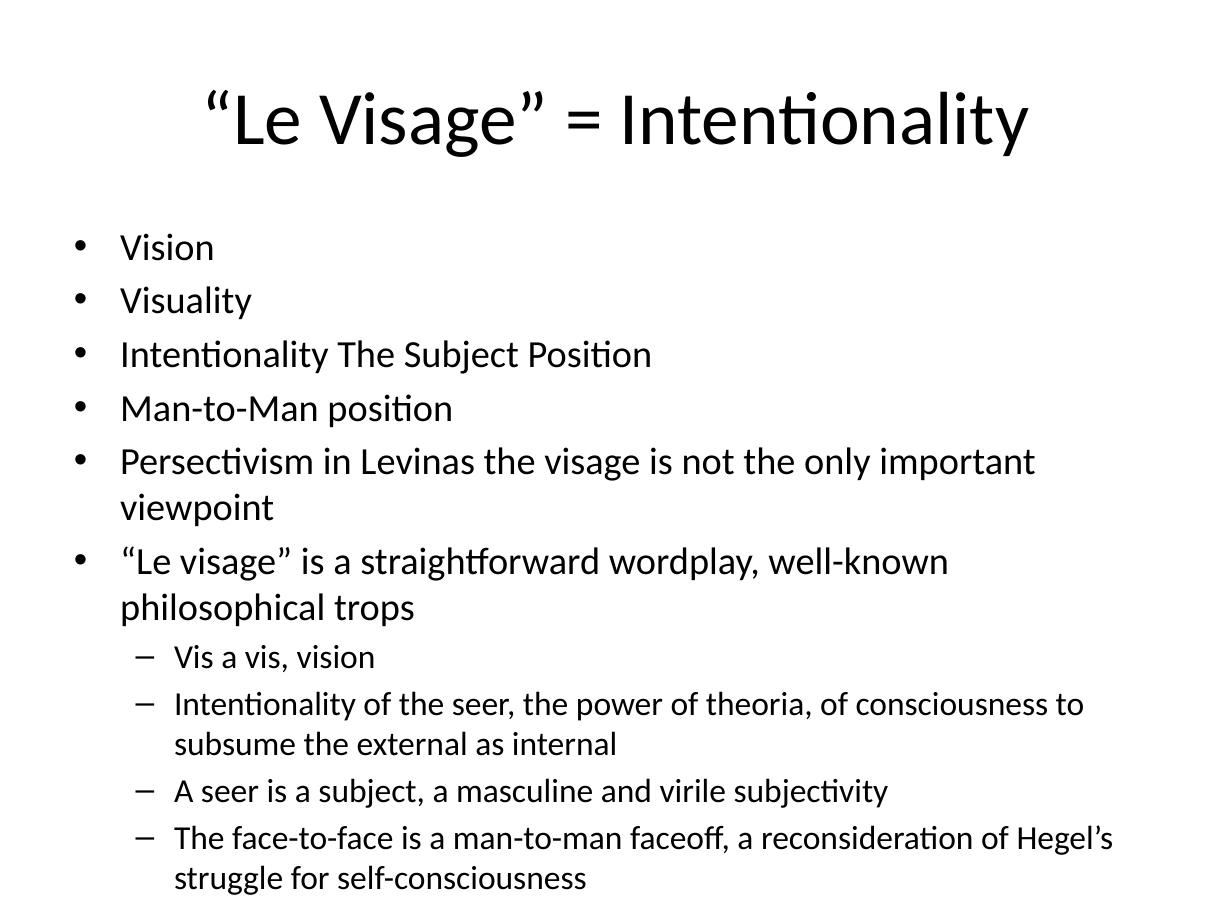
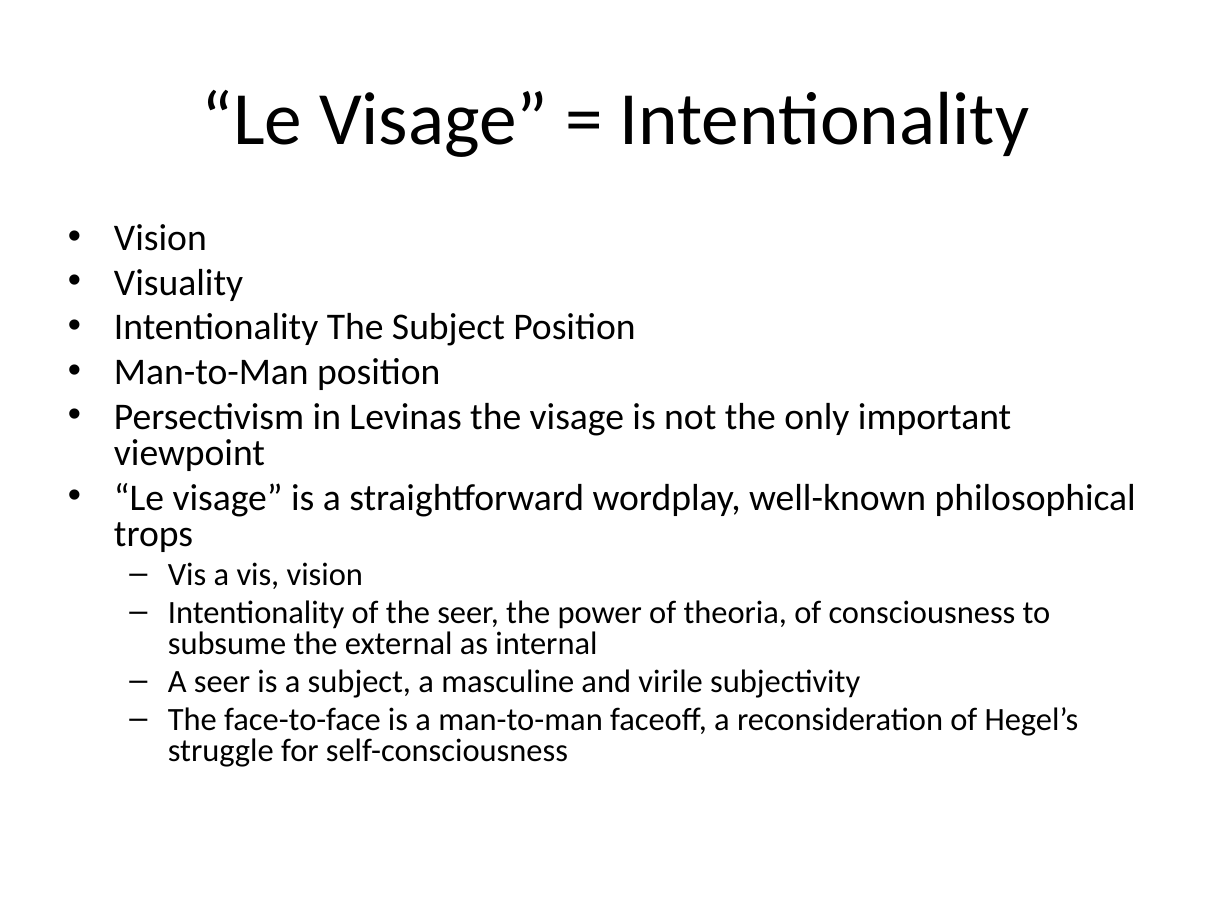
Before and after one commit to mcverter/Dissertation, a slide deck: slide 4 of work/00_NEWEST/KaunsasSol/KaunsasPresentation.pptx (slide 3 before the commit). Drawn at 1232x924 pixels with LibreOffice and Linux fonts; fonts in the diff are those of the drawing. Boxes give left, top, right and bottom in pixels: in the first picture for what was removed or moved away, otherwise in the second. Text is boxed around its words. In the diff, an @@ line names an element or a change of style, - is before the commit and + after.

```diff
--- a/work/00_NEWEST/KaunsasSol/KaunsasPresentation.pptx
+++ b/work/00_NEWEST/KaunsasSol/KaunsasPresentation.pptx
@@ text "Vision" at [114,224,1136,767]: size 22.4 to 22 pt in "Vision", "Visuality", "Intentionality The Subject Position", "Man-to-Man position" and 2 more places; size 19.6 to 19 pt in "Vis a vis, vision", "Intentionality of the seer, the power of ...", "A seer is a subject, a masculine ...", "The face-to-face is a man-to-man faceoff, a ..."; line spacing 1 to 0.8 @@
```
Also in this commit, not shown: 5 other slides changed, 9 slides added, 1 other file.
